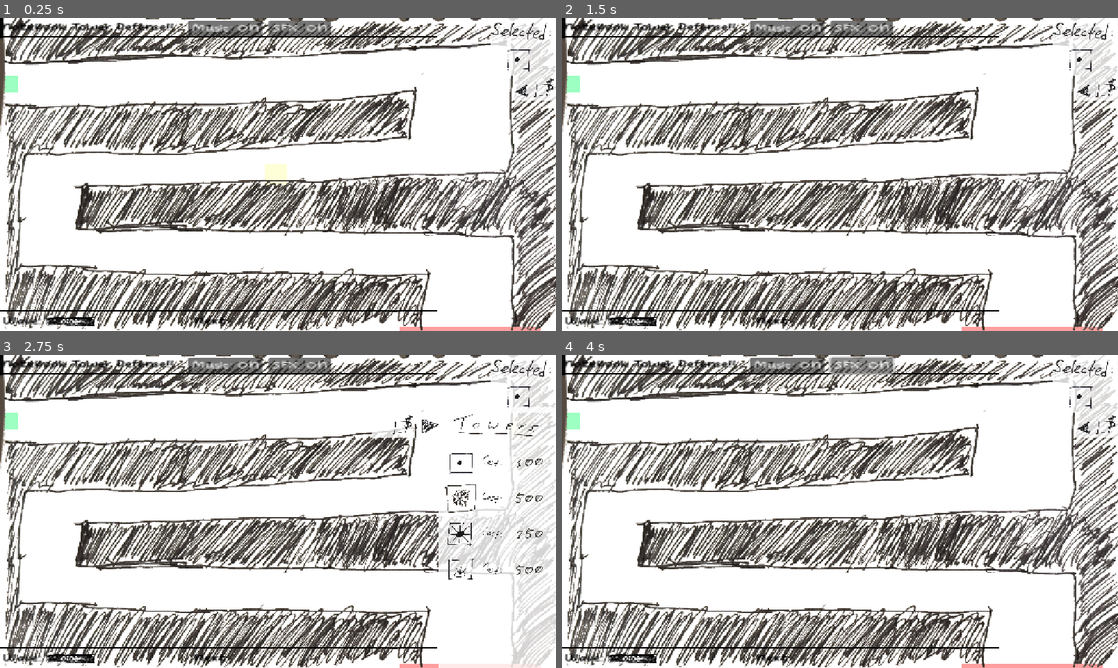
Above: before the commit, frames 1-4 (two rows, left to right).
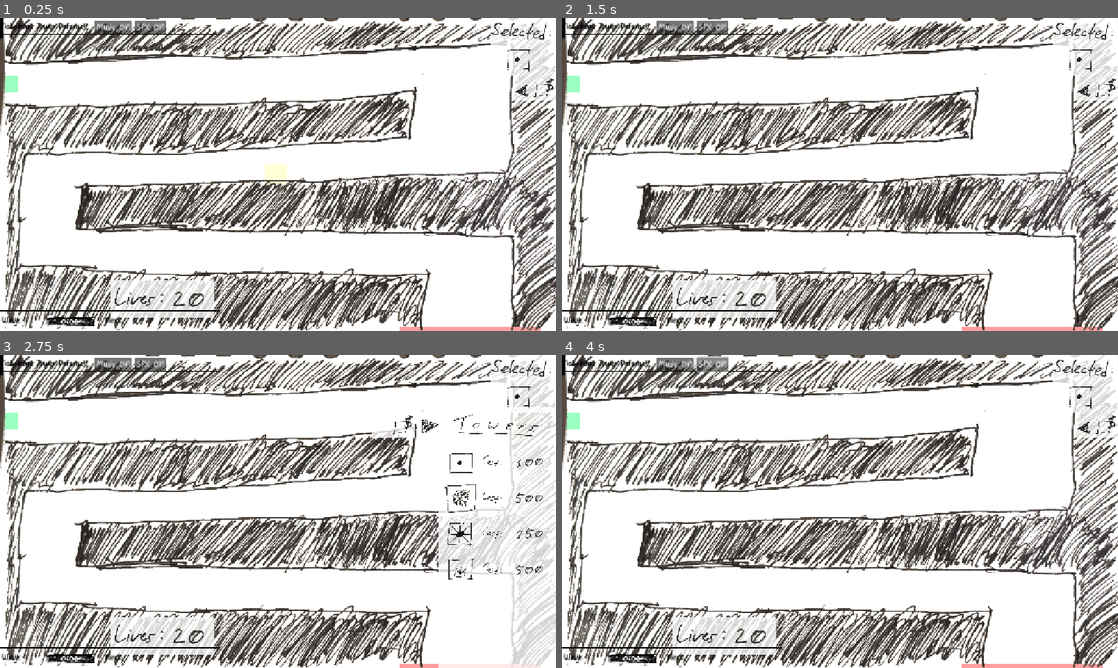
Above: after the commit, the same moments.

Repository: OzuYatamutsu/notebook-tower-defense
Game: Godot game, scene res://levels/level_cools.tscn
The game is run twice, just before and just after one commit, with the same random seed, the same clock (stepped at 60 frames per second) and the same inputs. This scene is started directly instead of the project's main scene.
Inputs (mouse positions are in pixels of both pictures, inside the frame that each line leads up to):
- Up to frame 1 (0.25 s): no input
- Up to frame 2 (1.5 s): click "SFX: ON" at 0.5 s; click (1106, 86) at 1.25 s
- Up to frame 3 (2.75 s): click (522, 426) at 2 s
- Up to frame 4 (4 s): click (990, 426) at 2.75 s; click "SFX: ON" at 3.5 s

The runs differ from the first frame. In frame 1, 4.1% of the frame differs, in the area x 0-79%, y 0-98%; in frame 2, 4.1%; in frame 3, 4.1%; in frame 4, 4.1%.
Error in both runs: Attempt to call function 'set_max_time' in base 'null instance' on a null instance. (res://levels/level.gd:50)

Commit message:
Fix stretched out text on UI

Diff:
--- a/components/ui.tscn
+++ b/components/ui.tscn
@@ -17,7 +17,6 @@
 anchors_preset = 0
 offset_right = 505.0
 offset_bottom = 39.0
-scale = Vector2(1.9916, 1.09183)
 
 [node name="Divider" type="ColorRect" parent="TopBar"]
 layout_mode = 1
@@ -57,6 +56,19 @@
 theme = ExtResource("1_24715")
 text = "SFX: ON"
 
+[node name="LivesMeter" parent="." instance=ExtResource("2_k05k2")]
+anchors_preset = 2
+anchor_top = 1.0
+anchor_right = 0.0
+offset_left = 241.0
+offset_top = -34.0
+offset_right = 241.0
+offset_bottom = -34.0
+grow_horizontal = 1
+grow_vertical = 0
+scale = Vector2(0.3, 0.3)
+pivot_offset = Vector2(0, -165)
+
 [node name="BottomBar" type="Control" parent="."]
 layout_mode = 3
 anchors_preset = 0
@@ -64,7 +76,6 @@
 offset_top = 671.0
 offset_right = 644.0
 offset_bottom = 673.0
-scale = Vector2(1.9916, 1.09183)
 
 [node name="Divider" type="ColorRect" parent="BottomBar"]
 layout_mode = 1
@@ -87,11 +98,22 @@
 fit_content = true
 vertical_alignment = 1
 
+[node name="LivesLabel" type="RichTextLabel" parent="BottomBar"]
+layout_mode = 0
+offset_left = 134.063
+offset_top = 5.0
+offset_right = 182.063
+offset_bottom = 42.0
+theme = ExtResource("1_24715")
+text = "Lives:"
+fit_content = true
+vertical_alignment = 1
+
 [node name="NextLabel" type="RichTextLabel" parent="BottomBar"]
 layout_mode = 0
-offset_left = 223.438
+offset_left = 240.008
 offset_top = 5.0
-offset_right = 271.438
+offset_right = 288.008
 offset_bottom = 42.0
 theme = ExtResource("1_24715")
 text = "Next:"
@@ -108,21 +130,11 @@
 scale = Vector2(0.3, 0.3)
 pivot_offset = Vector2(-515, -165)
 
-[node name="LivesMeter" parent="." instance=ExtResource("2_k05k2")]
-visible = false
-anchors_preset = 2
-anchor_top = 1.0
-anchor_right = 0.0
-grow_horizontal = 1
-grow_vertical = 0
-scale = Vector2(0.3, 0.3)
-pivot_offset = Vector2(0, -165)
-
 [node name="WaveMeter" parent="." instance=ExtResource("3_0eatc")]
 offset_left = 161.0
 offset_top = 698.0
-offset_right = 161.0
-offset_bottom = 698.0
+offset_right = -1119.0
+offset_bottom = -22.0
 scale = Vector2(0.3, 0.3)
 
 [node name="SelectedTowerMeter" parent="." instance=ExtResource("4_24715")]
@@ -141,10 +153,9 @@
 visible = false
 
 [node name="NextWaveMeter" parent="." instance=ExtResource("6_23jcn")]
-visible = false
-offset_left = 542.0
+offset_left = 578.0
 offset_top = 678.0
-offset_right = 1415.0
+offset_right = 1451.0
 offset_bottom = 218.0
 scale = Vector2(0.15, 0.15)
 
